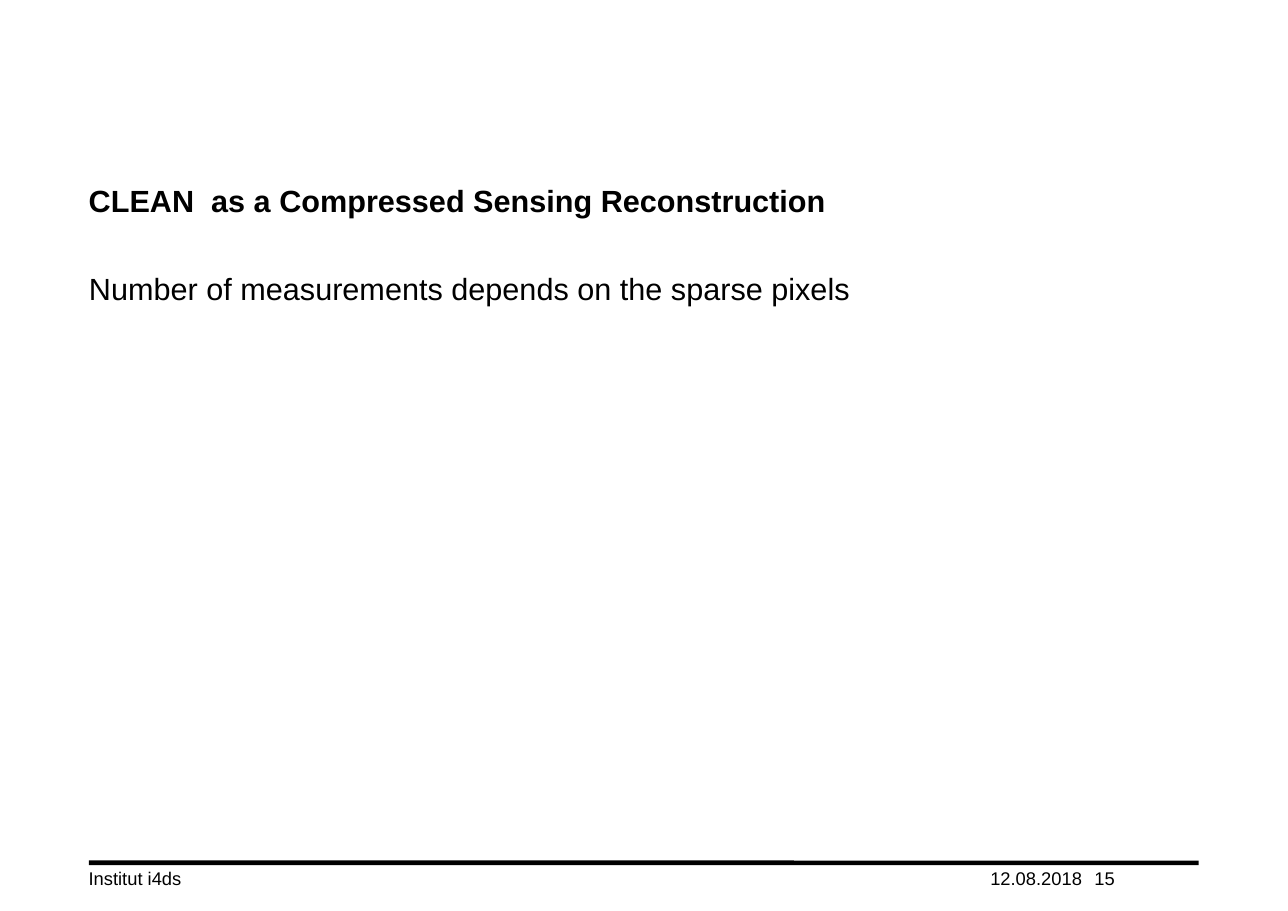
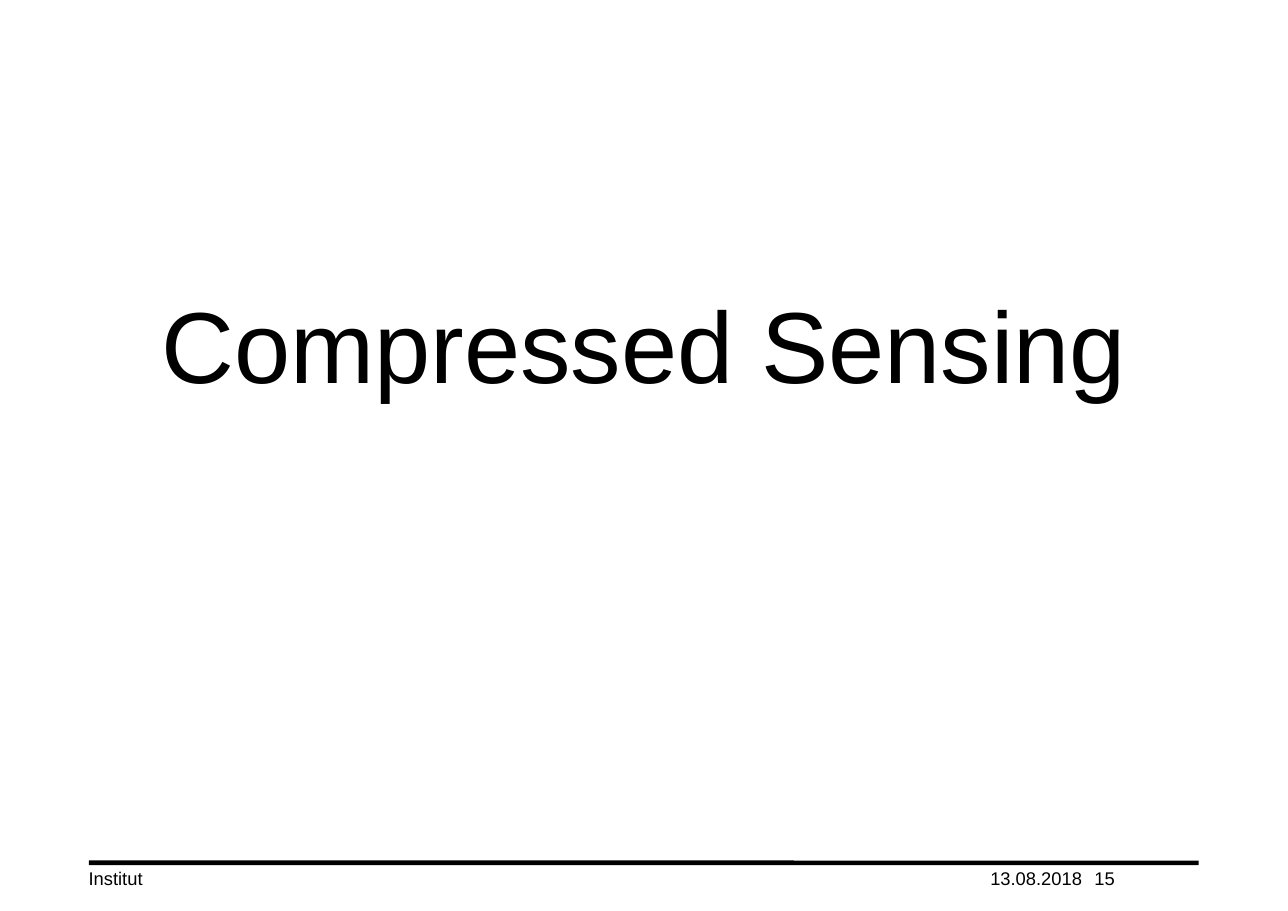
Before and after one commit to lord-blueberry/p7-doc, a slide deck: slide 15 of ppt/praes.pptx. Drawn at 1288x911 pixels with LibreOffice and Linux fonts; fonts in the diff are those of the drawing; background and template pictures are left out. Boxes give left, top, right and bottom in pixels: in the first picture for what was removed or moved away, otherwise in the second. Text is boxed around its words. In the diff, an @@ line names an element or a change of style, - is before the commit and + after.

```diff
--- a/ppt/praes.pptx
+++ b/ppt/praes.pptx
@@ title removed at <box>89,189,825,218</box> @@
-CLEAN as a Compressed Sensing Reconstruction
@@ text at <box>161,309,1126,402</box>: text changed; size 20 to 66 pt @@
-Number of measurements depends on the sparse pixels
+Compressed Sensing
@@ text at <box>89,871,143,885</box>: text changed @@
-Institut i4ds
+Institut
@@ text at <box>990,872,1082,885</box>: text changed @@
-12.08.2018
+13.08.2018
```
Also in this commit, not shown: 9 other slides changed, 1 slide added, 2 slides removed, 1 other file.
